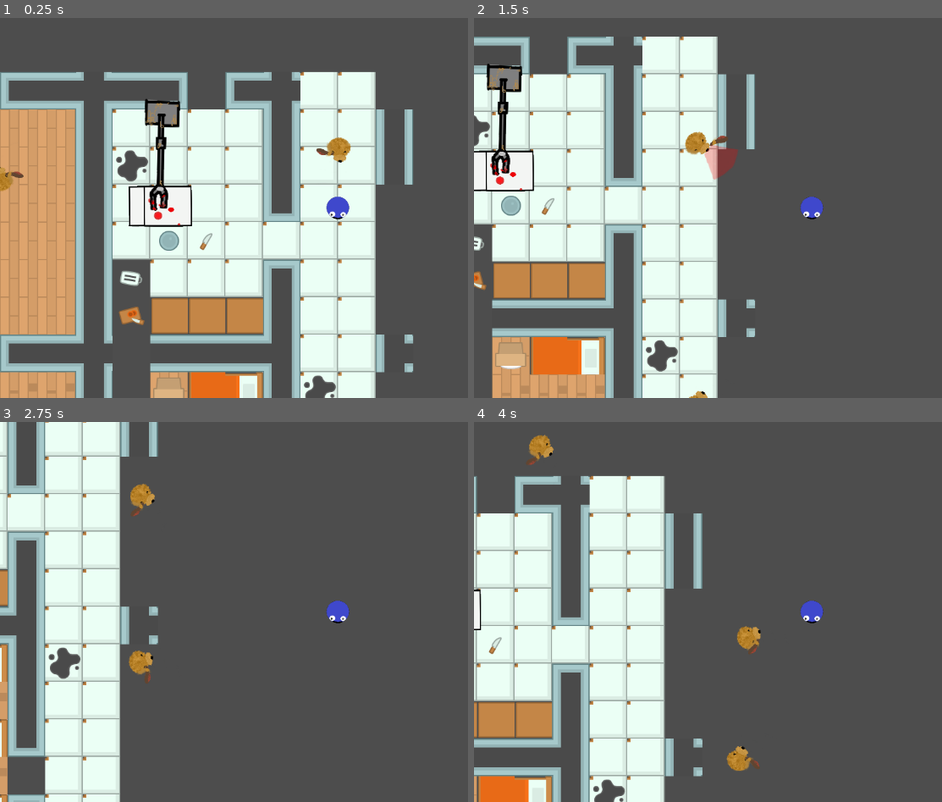
Above: before the commit, frames 1-4 (two rows, left to right).
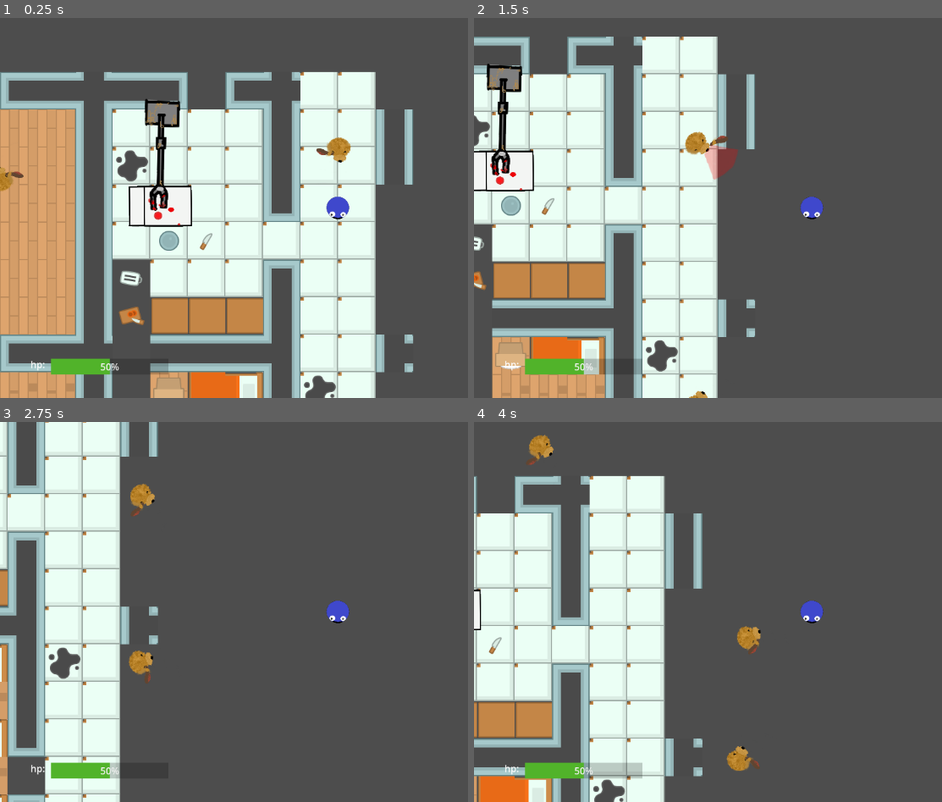
Above: after the commit, the same moments.

Repository: Tvorba-her-v-pohybu/cookie-monster
Game: Godot game, scene res://main.tscn
The game is run twice, just before and just after one commit, with the same random seed, the same clock (stepped at 60 frames per second) and the same inputs.
Inputs:
- Up to frame 1 (0.25 s): no input
- Up to frame 2 (1.5 s): hold Right (ui_right) 0.53-1.28 s; hold Down (ui_down) from 1.28 s (still down)
- Up to frame 3 (2.75 s): release Down (ui_down) at 2.03 s; hold Right (ui_right) from 2.03 s (still down)
- Up to frame 4 (4 s): release Right (ui_right) at 2.78 s; hold Up (ui_up) 2.78-3.53 s; hold Left (ui_left) from 3.53 s (still down)

The runs differ from the first frame. In frame 1, 0.7% of the frame differs, in the area x 6-36%, y 89-94%; in frame 2, 0.9%; in frame 3, 0.7%; in frame 4, 1.1%.

Commit message:
progress

Diff:
--- a/godot_project/main.tscn
+++ b/godot_project/main.tscn
@@ -7583,6 +7583,12 @@
 physics_layer_0/collision_layer = 1
 sources/0 = SubResource("TileSetAtlasSource_xtisu")
 
+[sub_resource type="StyleBoxFlat" id="StyleBoxFlat_drlnb"]
+bg_color = Color(0, 0, 0, 0.203922)
+
+[sub_resource type="StyleBoxFlat" id="StyleBoxFlat_u184g"]
+bg_color = Color(0.318479, 0.703791, 0.165333, 1)
+
 [node name="Node2D" type="Node2D"]
 position = Vector2(-10, -2)
 
@@ -7646,3 +7652,26 @@
 position = Vector2(-302, 19)
 rotation = 1.59054
 texture = ExtResource("5_vngxh")
+
+[node name="CanvasLayer" type="CanvasLayer" parent="."]
+
+[node name="Label" type="Label" parent="CanvasLayer"]
+anchors_preset = 2
+anchor_top = 1.0
+anchor_bottom = 1.0
+offset_left = 52.0
+offset_top = -69.0
+offset_right = 92.0
+offset_bottom = -46.0
+grow_vertical = 0
+text = "hp:"
+
+[node name="ProgressBar" type="ProgressBar" parent="CanvasLayer"]
+custom_minimum_size = Vector2(200, 0)
+offset_left = 87.0
+offset_top = 581.0
+offset_right = 287.0
+offset_bottom = 608.0
+theme_override_styles/background = SubResource("StyleBoxFlat_drlnb")
+theme_override_styles/fill = SubResource("StyleBoxFlat_u184g")
+value = 50.0
Not shown: 1 places in godot_project/main.tscn that only renumber resources
